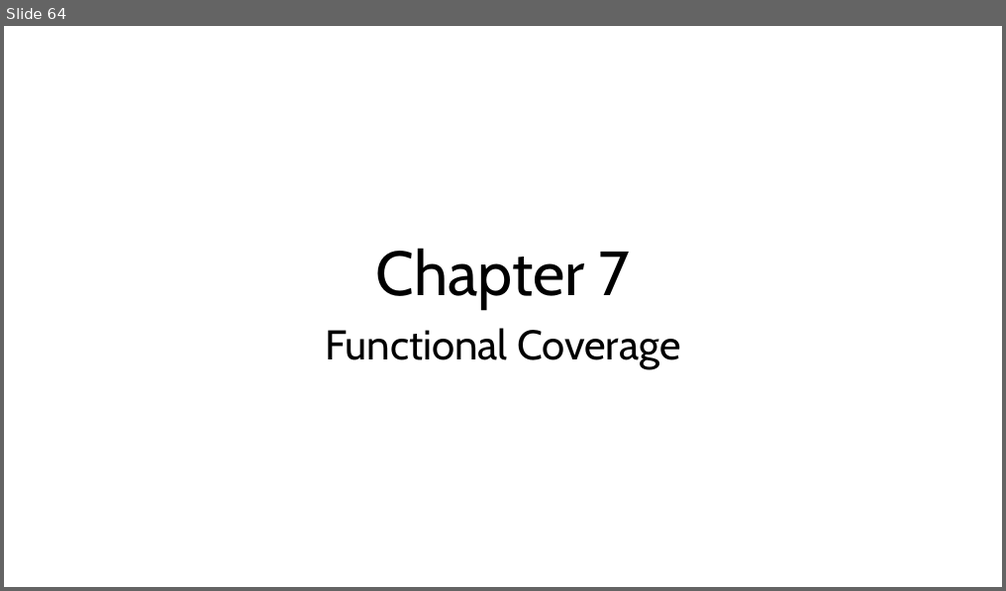
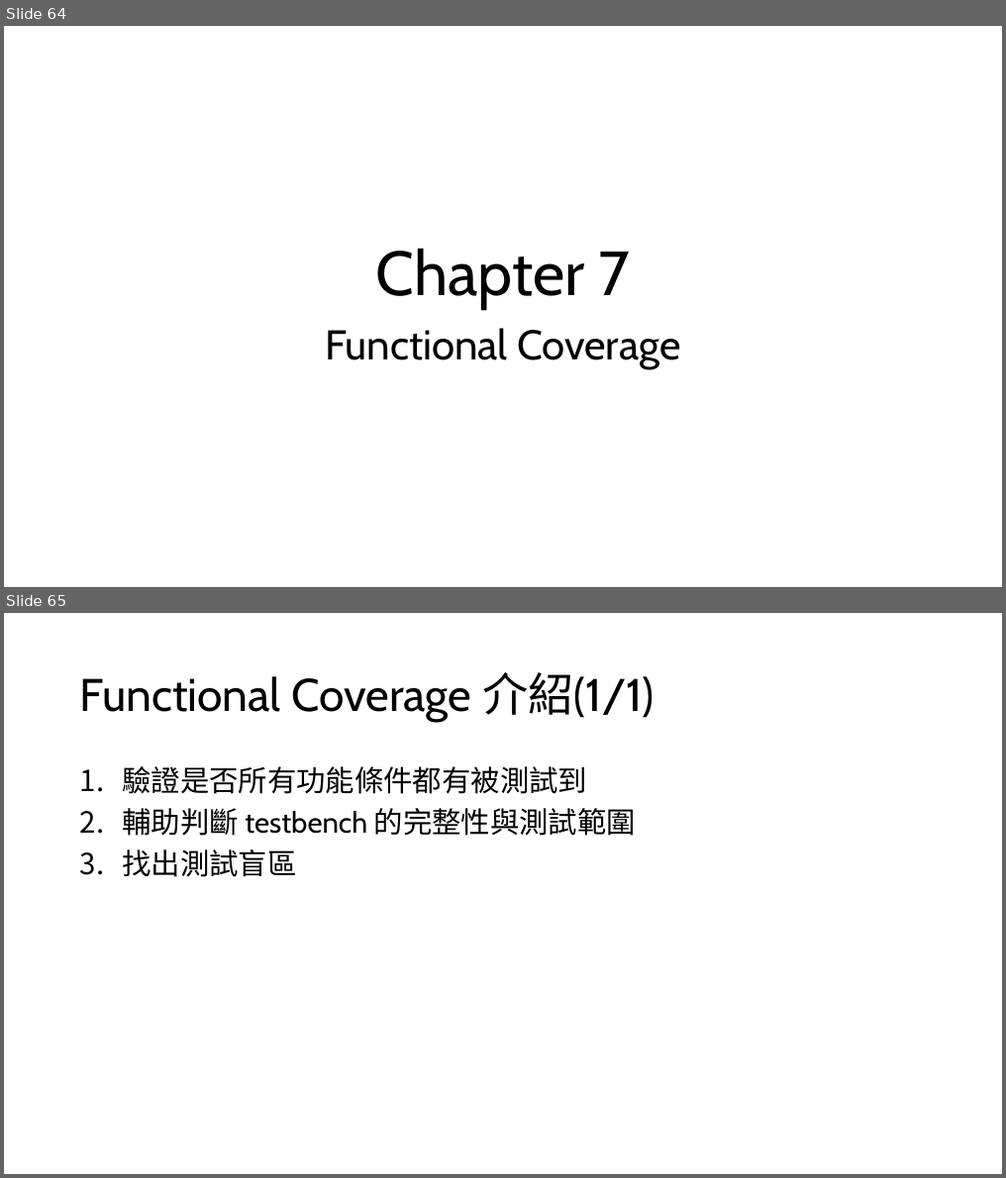
Before and after one commit to s9001055/DV_learning, a slide deck: systemverilog/SystemVerilog_語法學習.pptx. Shown one above the other, each under a label of ours: slide 64 before the commit, slides 64 and 65 after it. The pictures are 1006x591 and 1006x1178 pixels, drawn with LibreOffice and Linux fonts; fonts in the diff are those of the drawing. Boxes give left, top, right and bottom in pixels: in the first picture for what was removed or moved away, otherwise in the second. Text is boxed around its words. In the diff, an @@ line names an element or a change of style, - is before the commit and + after.

Commit message:
Modify: SystemVerilog_語法學習.pptx 1. Add: chapter 7 Functional Coverage

```diff
--- a/systemverilog/SystemVerilog_語法學習.pptx
+++ b/systemverilog/SystemVerilog_語法學習.pptx
@@ slide 65 added at box(4, 613, 1002, 1174), background #FFFFFF @@
@@ title added at box(80, 672, 653, 722), 44 pt, text #000000 @@
+Functional Coverage 介紹(1/1)
@@ text added at box(122, 766, 636, 877), 28 pt, text #000000 @@
+1. 驗證是否所有功能條件都有被測試到
+2. 輔助判斷 testbench 的完整性與測試範圍
+3. 找出測試盲區
```
Also in this commit, not shown: 1 other slide added, 1 other file.
